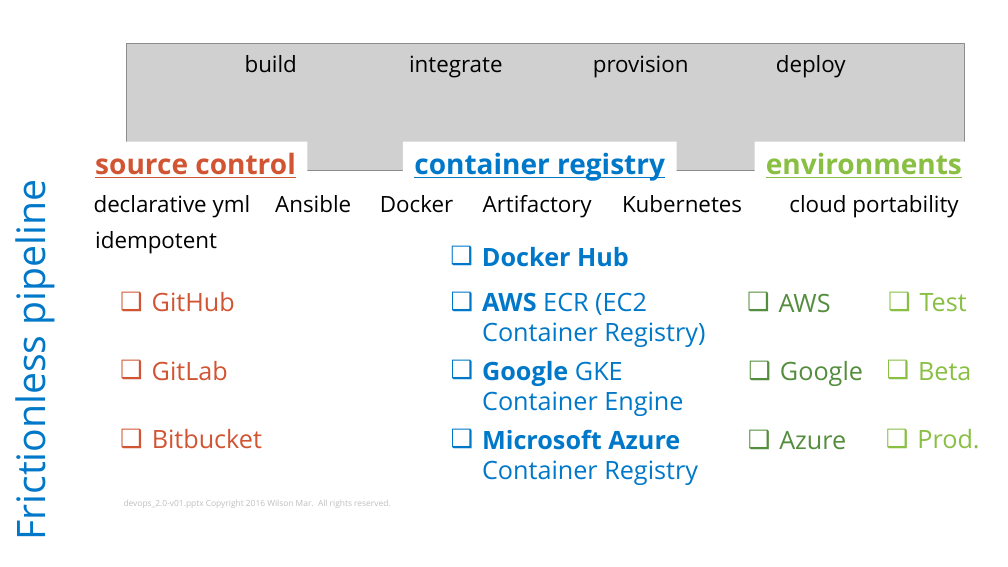
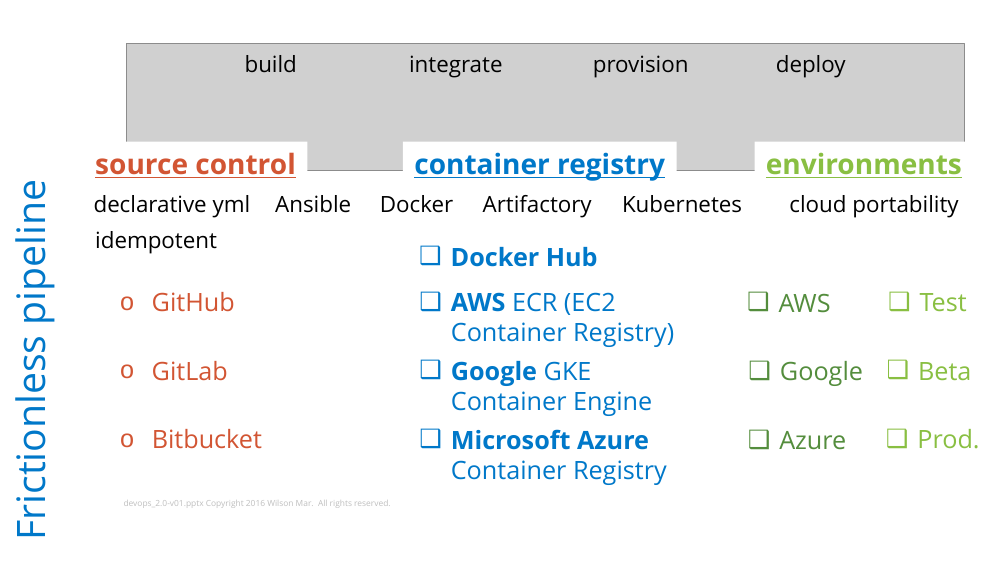
Before and after one commit to rkuma183/wilsonmar.github.io, a slide deck: slide 5 of fig/shippable-v01.pptx (slide 4 before the commit). Drawn at 1008x567 pixels with LibreOffice and Linux fonts; fonts in the diff are those of the drawing; grey boxes stand for pictures. Boxes give left, top, right and bottom in pixels: in the first picture for what was removed or moved away, otherwise in the second. Text is boxed around its words. In the diff, an @@ line names an element or a change of style, - is before the commit and + after.

```diff
--- a/fig/shippable-v01.pptx
+++ b/fig/shippable-v01.pptx
@@ 4 texts: place and size @@
-4 texts at (482, 247, 705, 485)
+4 texts at (451, 247, 674, 485)
@@ bullet ❑ to o in 3 elements at (152, 292, 235, 312), (152, 361, 228, 381), (152, 429, 262, 449) @@
```
Also in this commit, not shown: 1 other slide changed, 3 slides added, 2 slides removed, 7 other files.
